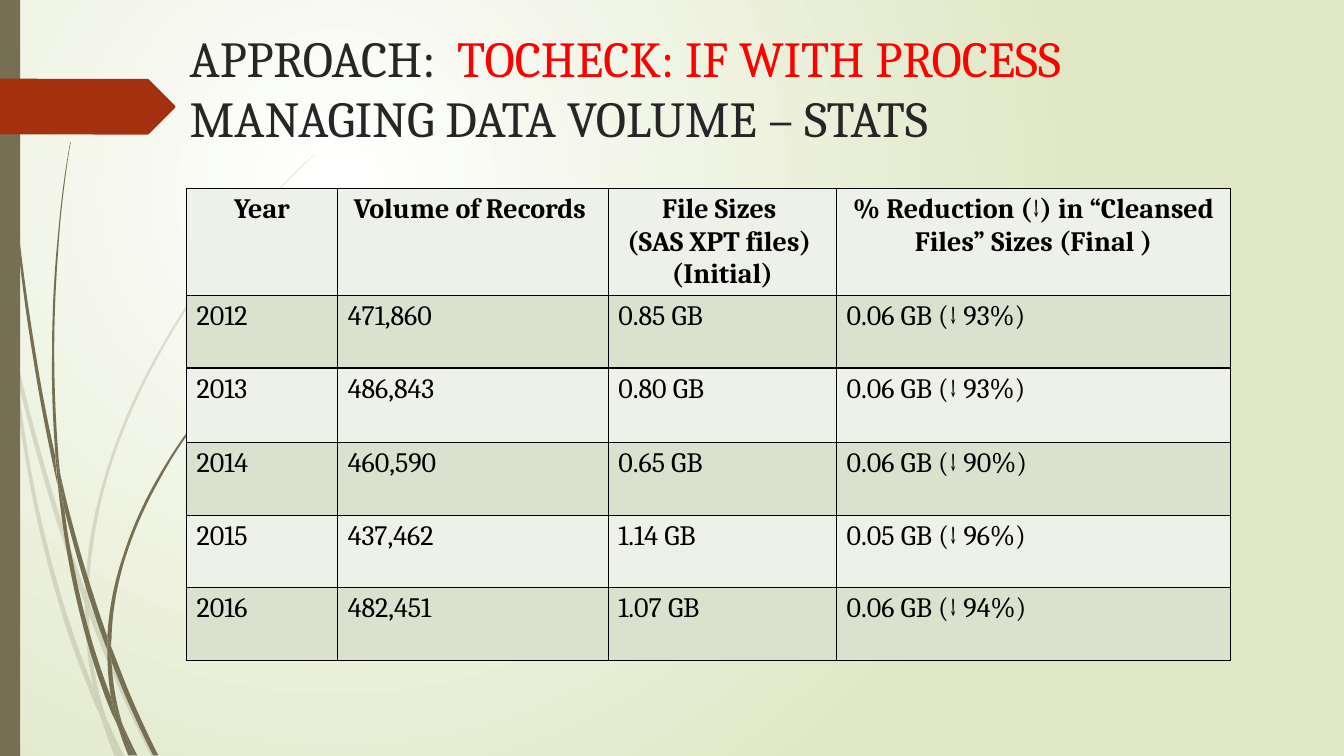
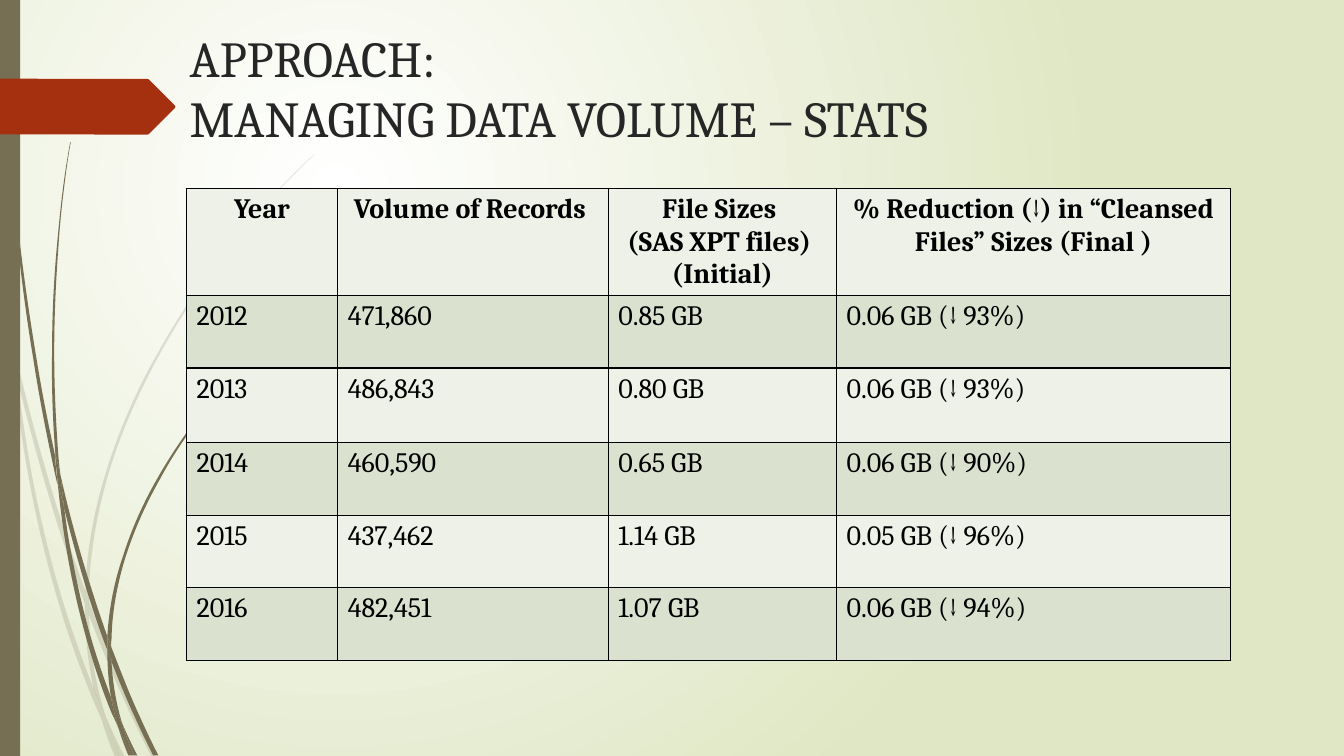
Before and after one commit to arunasunder/Team1_MentalHealth, a slide deck: slide 6 of Team1_MentalHealthAnalysis.pptx. Drawn at 1344x756 pixels with LibreOffice and Linux fonts; fonts in the diff are those of the drawing. Boxes give left, top, right and bottom in pixels: in the first picture for what was removed or moved away, otherwise in the second. Text is boxed around its words. In the diff, an @@ line names an element or a change of style, - is before the commit and + after.

Commit message:
Correction in PPT

```diff
--- a/Team1_MentalHealthAnalysis.pptx
+++ b/Team1_MentalHealthAnalysis.pptx
@@ title at (190,43,927,138): text changed @@
-APPROACH: TOCHECK: IF WITH PROCESS
-MANAGING DATA VOLUME – STATS
+APPROACH:
+MANAGING DATA VOLUME – STATS
```
Also in this commit, not shown: 1 other file.
